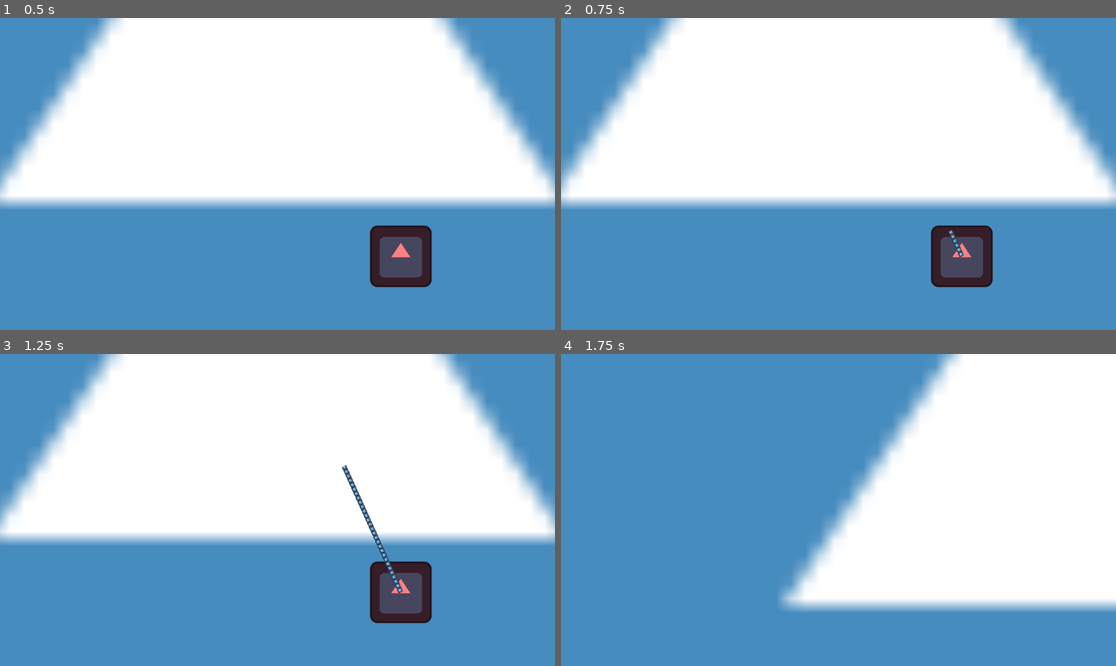
Above: before the commit, frames 1-4 (two rows, left to right).
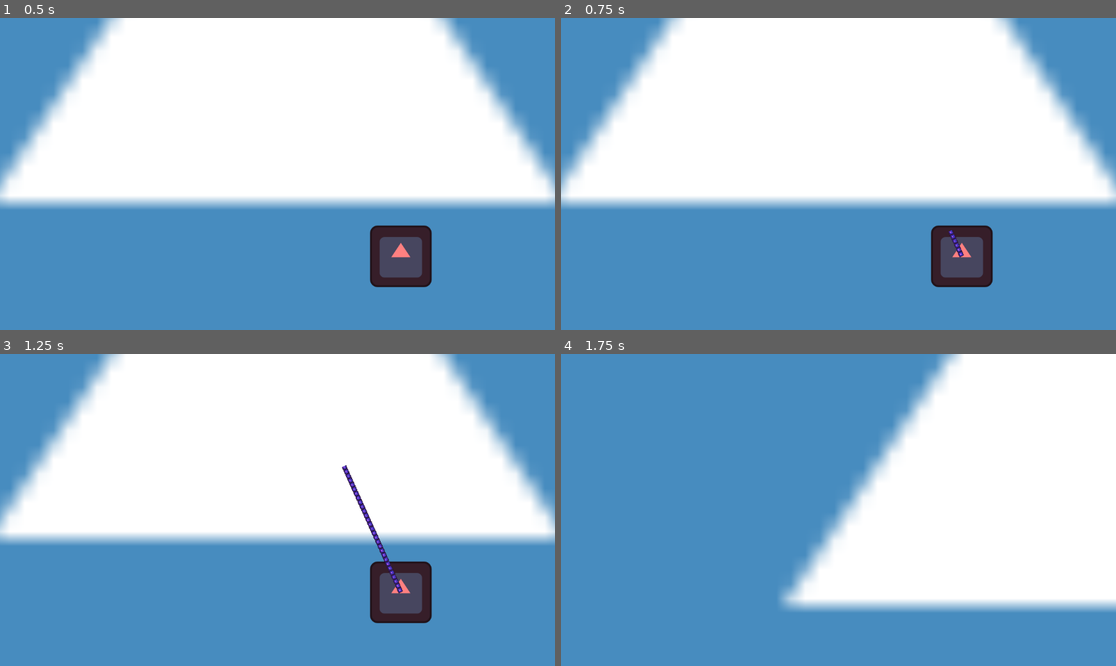
Above: after the commit, the same moments.

Repository: MaddestOfLads/jam-for-a-cause-team-stick-bug-game
Game: Godot game, scene res://Scene/map.tscn
The game is run twice, just before and just after one commit, with the same random seed, the same clock (stepped at 60 frames per second) and the same inputs. The engine's default icon, where the game draws it, is replaced by a stand-in: a white triangle on a blue panel in a dark square.
Inputs (mouse positions are in pixels of both pictures, inside the frame that each line leads up to):
- Up to frame 1 (0.5 s): no input
- Up to frame 2 (0.75 s): tap Enter at 0.5 s; drag from (960, 255) to (894, 105) at 0.52 s
- Up to frame 3 (1.25 s): no input
- Up to frame 4 (1.75 s): tap Space at 1.25 s; drag from (727, 525) to (960, 591) at 1.27 s

Frame 1 is identical in both runs. In frame 2, less than 0.1% of the frame differs, in the area x 69-73%, y 67-77%; in frame 3, 0.4%, in the area x 61-73%, y 35-77%; in frame 4, nothing differs.

Commit message:
Adding bridge default/hover colors

Diff:
--- a/Script/bridge.gd
+++ b/Script/bridge.gd
@@ -2,6 +2,9 @@
 
 var island_1: Island = null
 var island_2: Island = null
+
+var _default_modulate : Color = Color(0.97, 0.388, 1.0, 1.0)
+var _hovered_modulate : Color = Color(1.0, 0.5, 0.5)
 
 @export var line_collider: CollisionShape2D = null
 const COLLIDER_PADDING: int = 4
@@ -13,6 +16,7 @@
 func _init() -> void:
 	add_point(Vector2.ZERO)
 	add_point(Vector2.ZERO)
+	modulate = _default_modulate
 
 #func build(start_island: Island, end_island: Island) -> Bridge:
 	#if(start_island == end_island):
@@ -64,9 +68,9 @@
 	line_collider.shape = rect
 
 func _on_area_2d_mouse_entered() -> void:
-	#modulate = _hovered_modulate
+	modulate = _hovered_modulate
 	bridge_hovered.emit(self)
 
 func _on_area_2d_mouse_exited() -> void:
-	#modulate = _default_modulate
+	modulate = _default_modulate
 	bridge_unhovered.emit()
